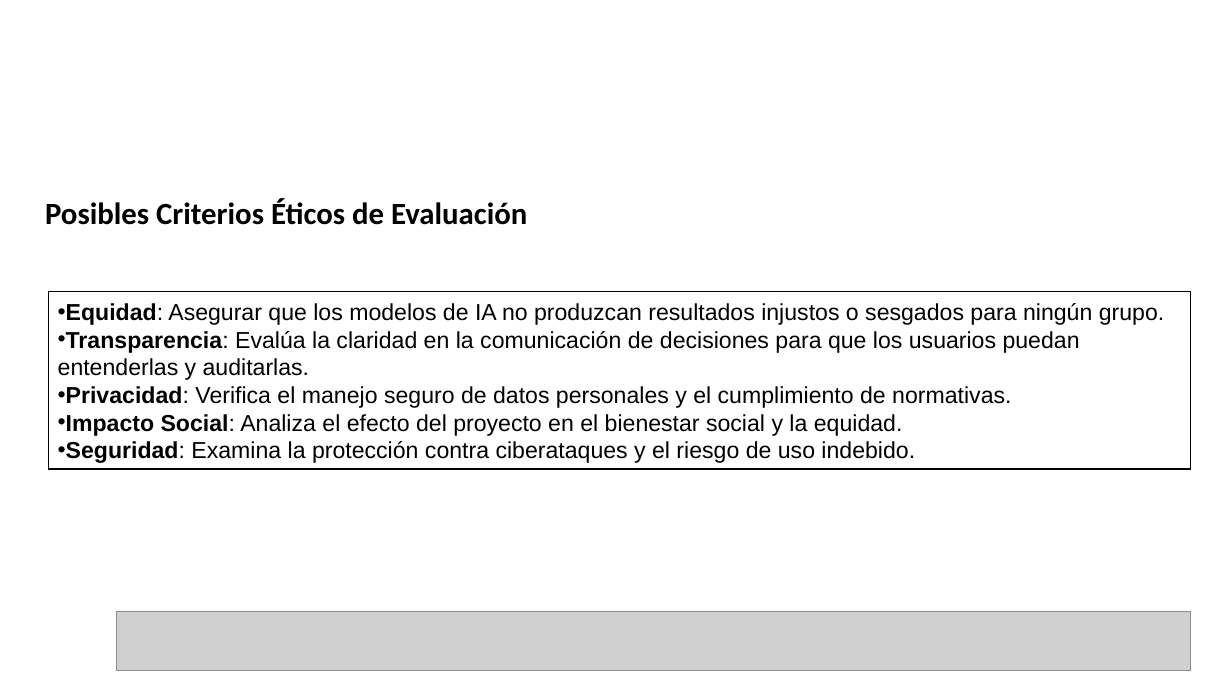
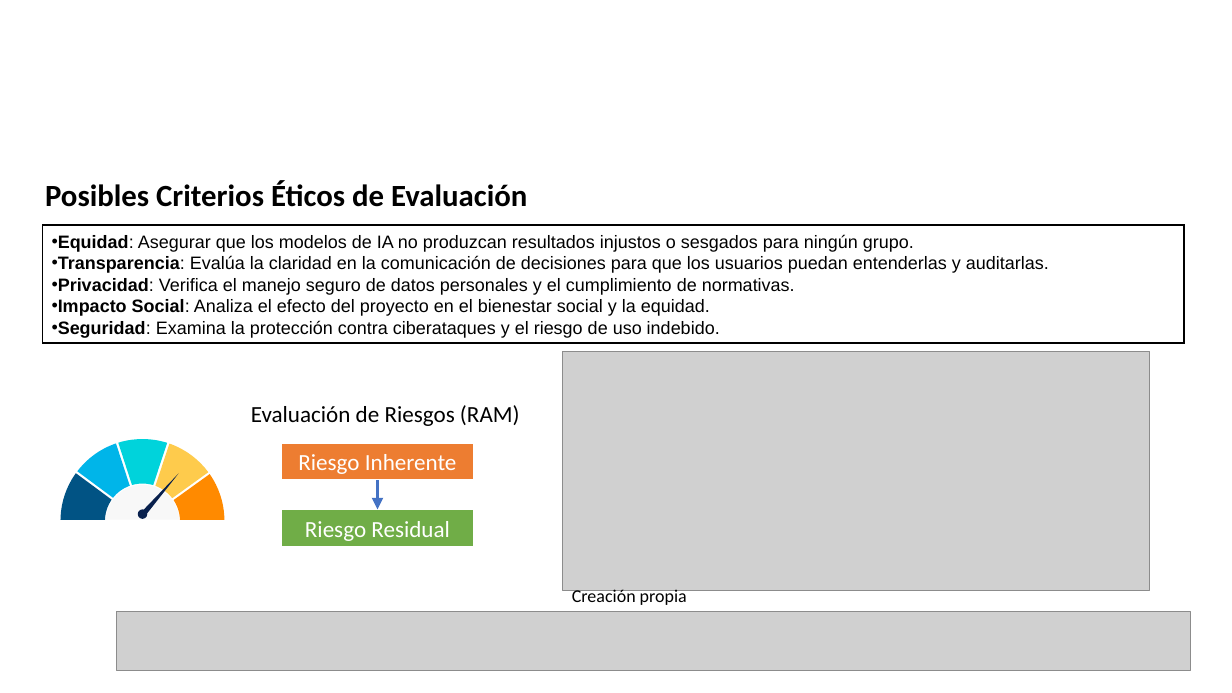
Before and after one commit to JCVLionHearth/datasciencecoursera, a slide deck: slide 14 of presentación simposio.pptx (slide 13 before the commit). Drawn at 1232x693 pixels with LibreOffice and Linux fonts; fonts in the diff are those of the drawing; grey boxes stand for pictures; background and template pictures are left out. Boxes give left, top, right and bottom in pixels: in the first picture for what was removed or moved away, otherwise in the second. Text is boxed around its words. In the diff, an @@ line names an element or a change of style, - is before the commit and + after.

```diff
--- a/presentación simposio.pptx
+++ b/presentación simposio.pptx
@@ text "Posibles Criterios Éticos de Evaluación": place and size @@
-text "Posibles Criterios Éticos de Evaluación" at bbox=[45, 199, 527, 225]
+text "Posibles Criterios Éticos de Evaluación" at bbox=[45, 180, 527, 207]
@@ rectangle "Equidad: Asegurar que los modelos ...": place and size @@
-rectangle "Equidad: Asegurar que los modelos ..." at bbox=[48, 292, 1190, 470]
+rectangle "Equidad: Asegurar que los modelos ..." at bbox=[43, 225, 1185, 343]
@@ rectangle "Equidad: Asegurar que los modelos ..." at bbox=[43, 225, 1185, 343]: size 18 to 14 pt @@
@@ picture added at bbox=[563, 351, 1150, 590] @@
@@ text added at bbox=[251, 405, 520, 426], 18 pt, text #000000 @@
+Evaluación de Riesgos (RAM)
@@ rectangle added at bbox=[281, 443, 474, 480], fill #ED7D31, outline #FFFFFF 1.5 pt, 18 pt, text #FFFFFF @@
+Riesgo Inherente
@@ group added at bbox=[61, 439, 225, 520]: 6 freeform shapes, 1 triangle, 1 ellipse @@
@@ rectangle added at bbox=[281, 509, 474, 546], fill #70AD47, outline #FFFFFF 1.5 pt, 18 pt, text #FFFFFF @@
+Riesgo Residual
@@ arrow added from (378, 481) to (378, 509), #4472C4 3 pt @@
@@ text added at bbox=[572, 587, 687, 605], 14 pt, text #000000 @@
+Creación propia
```
Also in this commit, not shown: 8 other slides changed, 2 slides added, 1 slide removed.
